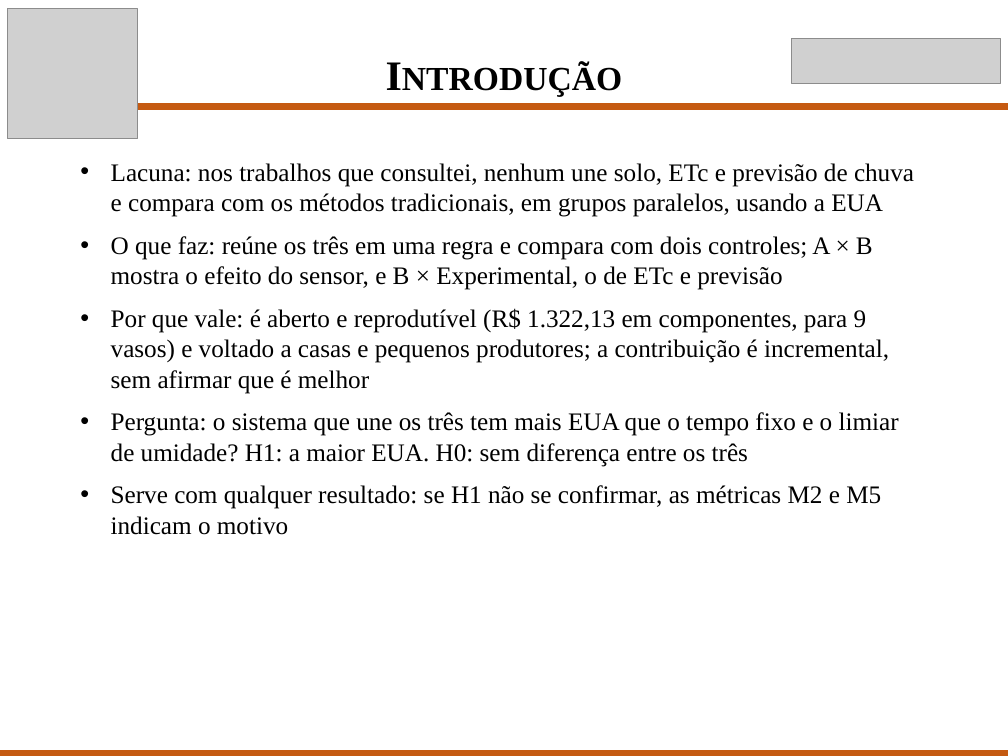
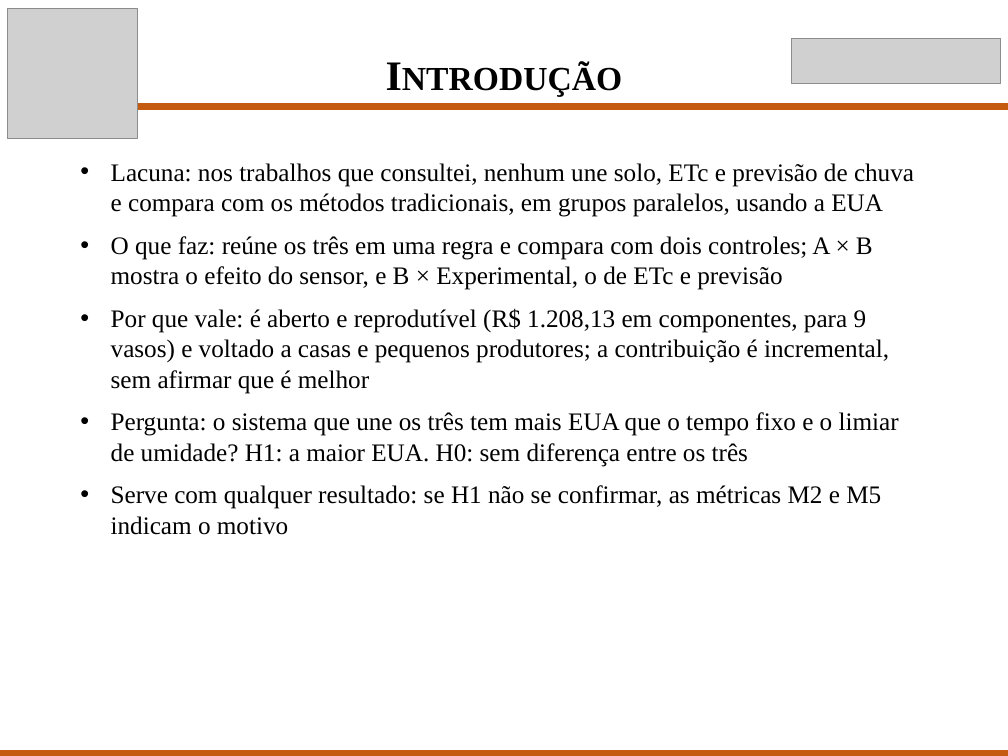
Before and after one commit to Scaglia05/irrigacao-inteligente, a slide deck: slide 4 of docs/p2/Apresentacao_TCC_P2.pptx. Drawn at 1008x756 pixels with LibreOffice and Linux fonts; fonts in the diff are those of the drawing; grey boxes stand for pictures. Boxes give left, top, right and bottom in pixels: in the first picture for what was removed or moved away, otherwise in the second. Text is boxed around its words. In the diff, an @@ line names an element or a change of style, - is before the commit and + after.

```diff
--- a/docs/p2/Apresentacao_TCC_P2.pptx
+++ b/docs/p2/Apresentacao_TCC_P2.pptx
@@ text at bbox=[111, 308, 889, 394]: text changed @@
-• Por que vale: é aberto e reprodutível (R$ 1.322,13 em componentes, para 9 vasos) e voltado a casas e pequenos produtores; a contribuição é incremental, sem afirmar que é melhor
+• Por que vale: é aberto e reprodutível (R$ 1.208,13 em componentes, para 9 vasos) e voltado a casas e pequenos produtores; a contribuição é incremental, sem afirmar que é melhor
```
Also in this commit, not shown: 1 other slide changed, 2 other files.
